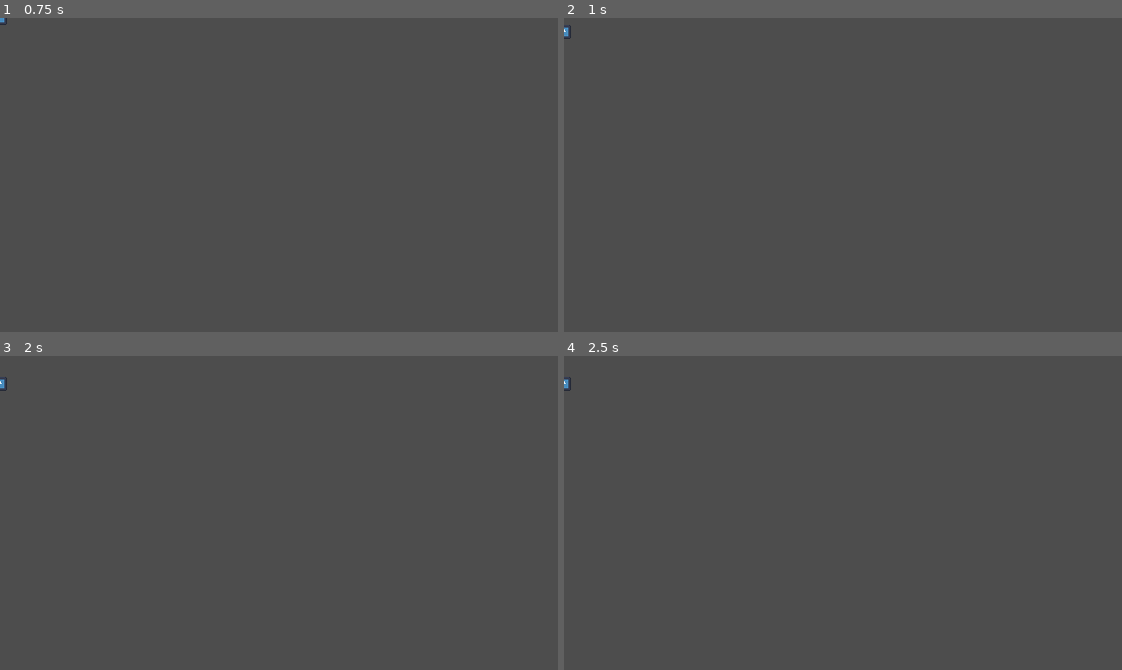
Above: before the commit, frames 1-4 (two rows, left to right).
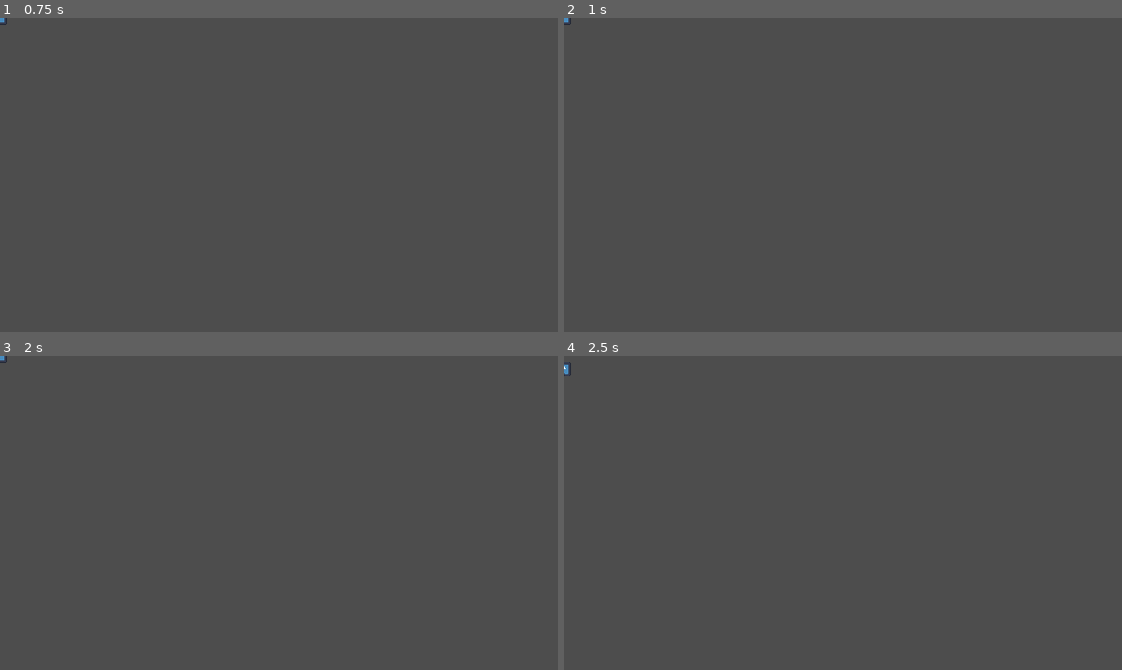
Above: after the commit, the same moments.

Repository: ZaRdEr15/taltech-gamecamp2024-jam-makers
Game: Godot game, scene res://robot/robot.tscn
The game is run twice, just before and just after one commit, with the same random seed, the same clock (stepped at 60 frames per second) and the same inputs. The project has no main scene, so this scene is started directly. The engine's default icon, where the game draws it, is replaced by a stand-in: a white triangle on a blue panel in a dark square.
Inputs:
- Up to frame 1 (0.75 s): tap Enter at 0.5 s
- Up to frame 2 (1 s): no input
- Up to frame 3 (2 s): tap Space at 1.25 s
- Up to frame 4 (2.5 s): no input

Frame 1 is identical in both runs. In frame 2, less than 0.1% of the frame differs, in the area x 0-2%, y 0-7%; in frame 3, less than 0.1%; in frame 4, less than 0.1%, in the area x 0-2%, y 1-12%.

Commit message:
Smooth robot movement

Diff:
--- /dev/null
+++ b/block_test/block.tscn
@@ -0,0 +1,15 @@
+[gd_scene load_steps=3 format=3 uid="uid://d1xhbns3jsn32"]
+
+[ext_resource type="Texture2D" uid="uid://dyufomctr4tm5" path="res://icon.svg" id="1_o3hct"]
+
+[sub_resource type="RectangleShape2D" id="RectangleShape2D_w8ikm"]
+size = Vector2(16, 16)
+
+[node name="Node2D" type="StaticBody2D"]
+
+[node name="Sprite2D" type="Sprite2D" parent="."]
+scale = Vector2(0.125, 0.125)
+texture = ExtResource("1_o3hct")
+
+[node name="CollisionShape2D" type="CollisionShape2D" parent="."]
+shape = SubResource("RectangleShape2D_w8ikm")
--- a/robot/robot.gd
+++ b/robot/robot.gd
@@ -12,27 +12,27 @@
 	Vector2.LEFT,
 ]
 const TILE_SIZE: int = 16
-const LERP_WEIGHT: float = 0.5
-
-var final_direction_idx := LVL_MOVEMENT.size()
+var final_direction_idx := LVL_MOVEMENT.size() # for testing
 var current_direction_idx: int = 0
-
-# Called when the node enters the scene tree for the first time.
-func _ready() -> void:
-	pass # Replace with function body.
+var current_direction: Vector2
+var final_position := position + current_direction * TILE_SIZE
 
 
-# Called every frame. 'delta' is the elapsed time since the previous frame.
-func _process(_delta: float) -> void:
+func _ready() -> void:
 	pass
 
 
+func _process(delta: float) -> void:
+	position = position.move_toward(final_position, 0.5)
+
+
 func _on_timer_timeout() -> void:
-	var current_direction := LVL_MOVEMENT[current_direction_idx]
-	position += current_direction * TILE_SIZE
+	final_position = position + current_direction * TILE_SIZE
+	choose_next_direction()
+
+
+func choose_next_direction() -> void:
+	current_direction = LVL_MOVEMENT[current_direction_idx]
 	current_direction_idx += 1
 	if current_direction_idx == final_direction_idx:
 		current_direction_idx = 0
-
-
-#lerp(position.y, position.y + TILE_SIZE * current_direction, 0.5)
